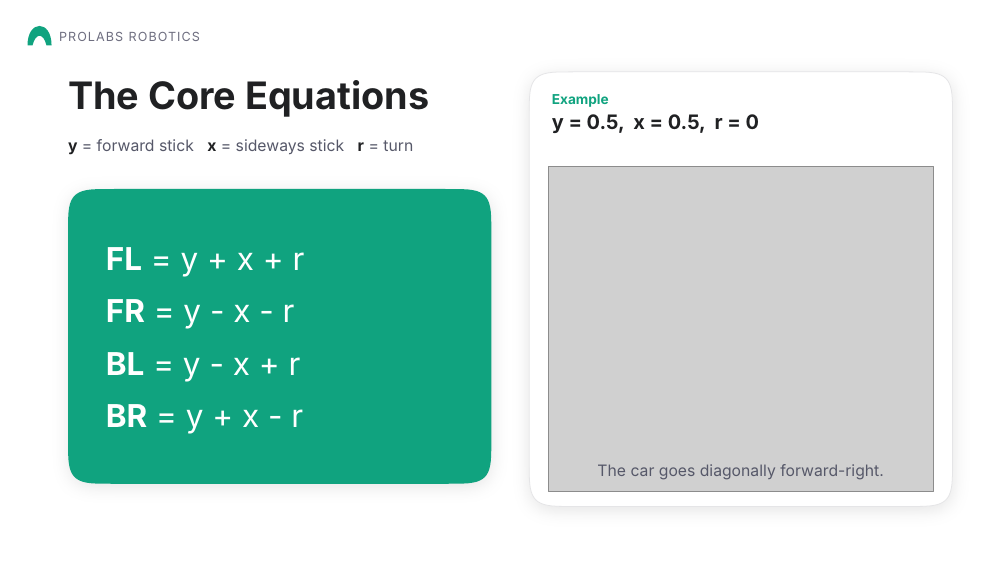
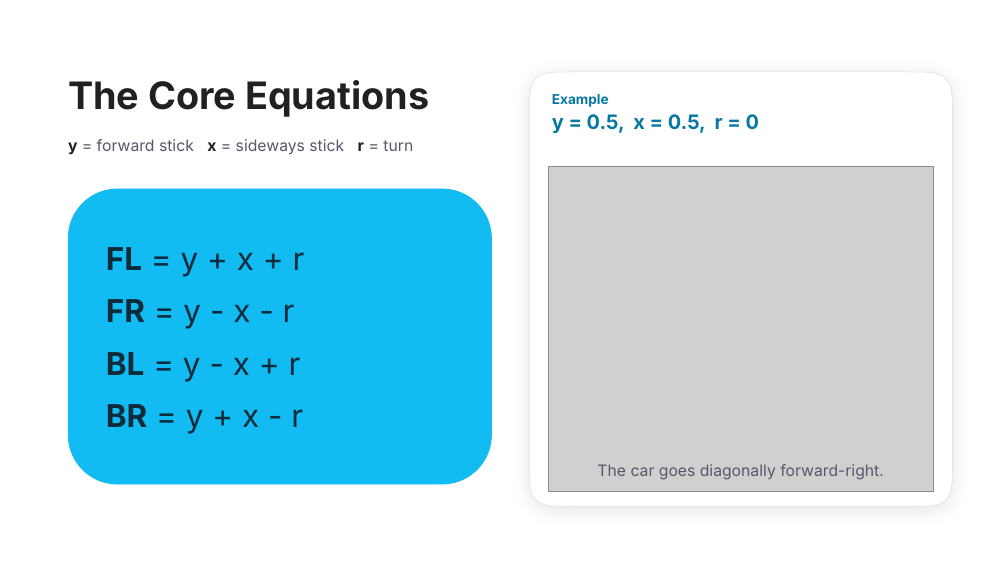
Before and after one commit to Aarav-111/FTC-Bangalore-Resources, a slide deck: slide 14 of 02-Chassis/Mecanum Wheels Presentation.pptx. Drawn at 1008x567 pixels with LibreOffice and Linux fonts; fonts in the diff are those of the drawing; grey boxes stand for pictures; background and template pictures are left out. Boxes give left, top, right and bottom in pixels: in the first picture for what was removed or moved away, otherwise in the second. Text is boxed around its words. In the diff, an @@ line names an element or a change of style, - is before the commit and + after.

Commit message:
Mecanum presentation: tank drive fails 2-3 times, light blue theme, Thank You page with QR codes, remove Prolabs Robotics

```diff
--- a/02-Chassis/Mecanum Wheels Presentation.pptx
+++ b/02-Chassis/Mecanum Wheels Presentation.pptx
@@ freeform shape removed at [27,27,51,45] @@
@@ text removed at [59,32,200,41] @@
-PROLABS ROBOTICS
@@ text "Example" at [552,94,759,133]: text colour #10A37F to #0878A3 in "Example"; text colour #202123 to #0878A3 in "y = 0.5, x = 0.5, r ..." @@
@@ freeform shape removed at [68,189,492,484] @@
@@ rounded rectangle added at [68,189,492,484], fill #12BBF2, outline #12BBF2 0.75 pt @@
@@ text "FL = y + x ..." at [106,247,305,434]: text colour #FFFFFF to #0B2A3A @@
```
Also in this commit, not shown: 19 other slides changed, 1 slide added, 1 slide removed, 1 other file.
